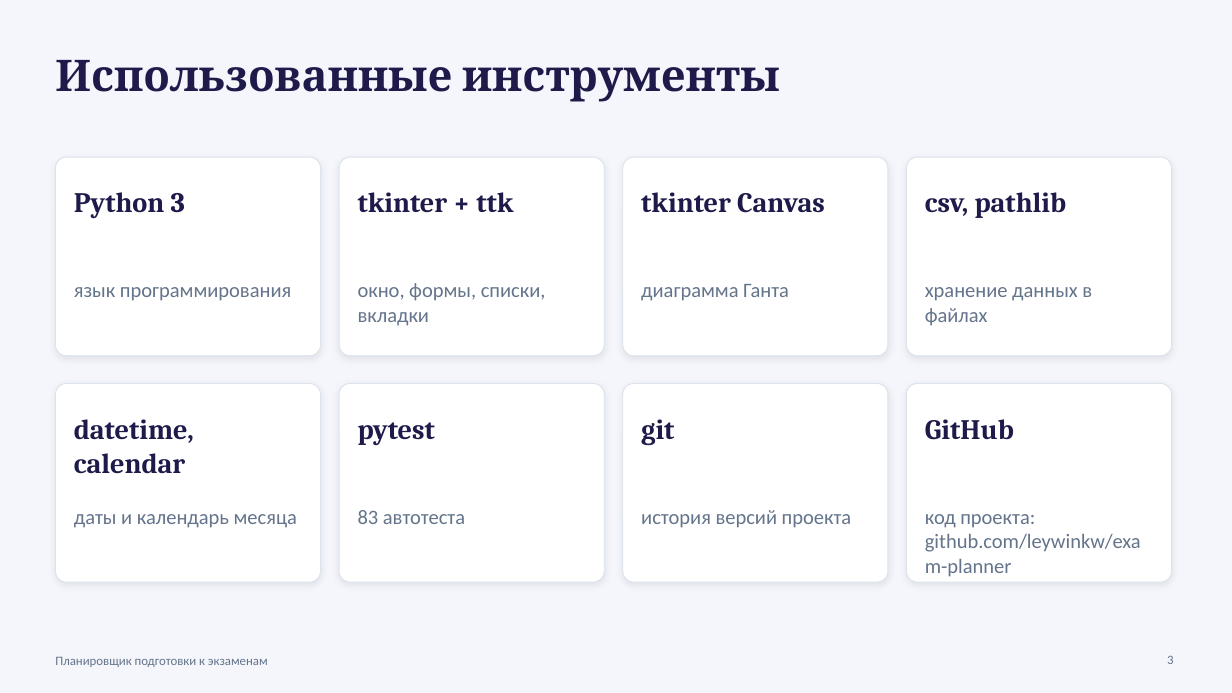
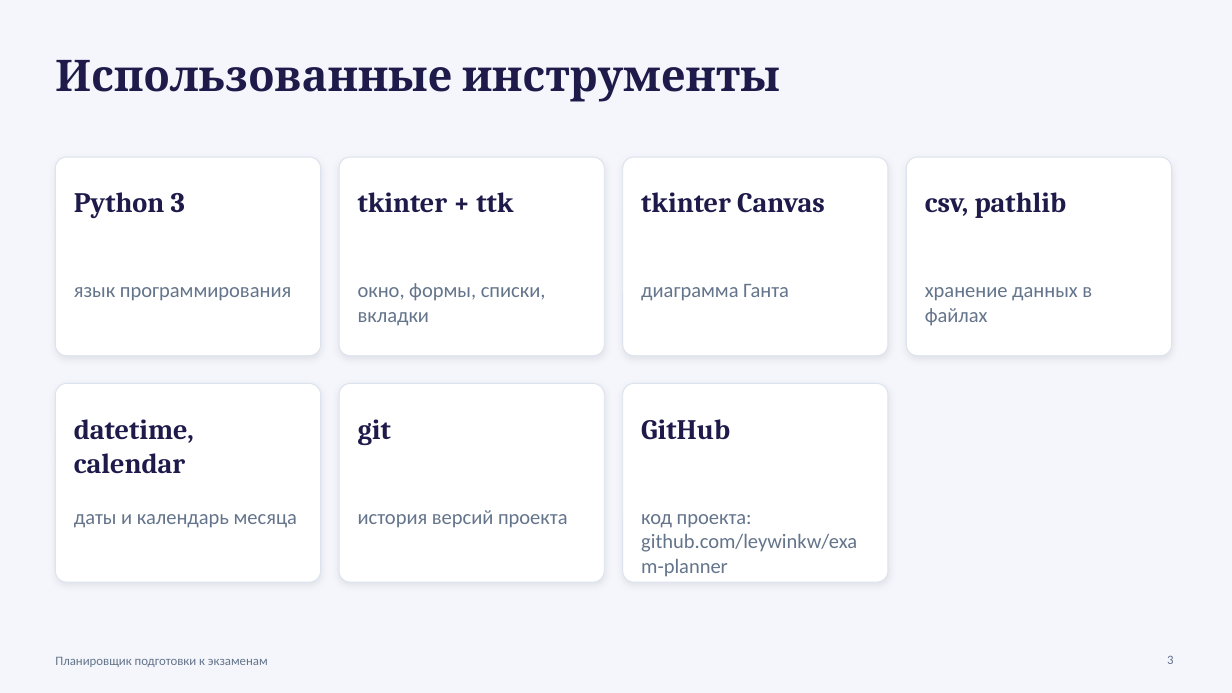
Before and after one commit to leywinkw/exam-planner, a slide deck: slide 3 of docs/Презентация_Планировщик_экзаменов.pptx. Drawn at 1232x693 pixels with LibreOffice and Linux fonts; fonts in the diff are those of the drawing. Boxes give left, top, right and bottom in pixels: in the first picture for what was removed or moved away, otherwise in the second. Text is boxed around its words. In the diff, an @@ line names an element or a change of style, - is before the commit and + after.

```diff
--- a/docs/Презентация_Планировщик_экзаменов.pptx
+++ b/docs/Презентация_Планировщик_экзаменов.pptx
@@ rounded rectangle removed at (907,384,1172,582) @@
@@ text at (358,419,391,445): text changed @@
-pytest
+git
@@ text at (641,419,730,440): text changed @@
-git
+GitHub
@@ text removed at (925,419,1014,440) @@
-GitHub
@@ text at (358,510,568,528): text changed @@
-83 автотеста
+история версий проекта
@@ text at (641,514,857,577): text changed @@
-история версий проекта
+код проекта: github.com/leywinkw/exam-planner
@@ text removed at (925,514,1141,577) @@
-код проекта: github.com/leywinkw/exam-planner
```
Also in this commit, not shown: 8 other slides changed, 1 slide removed, 51 other files.
